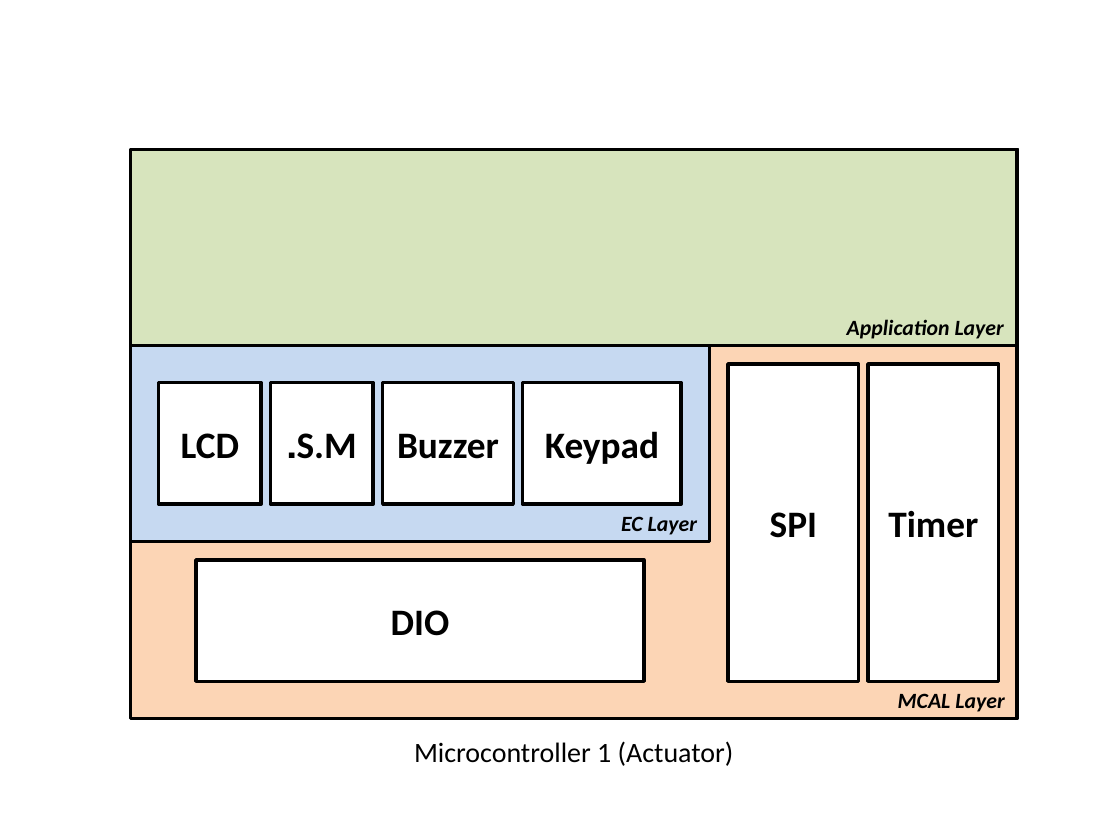
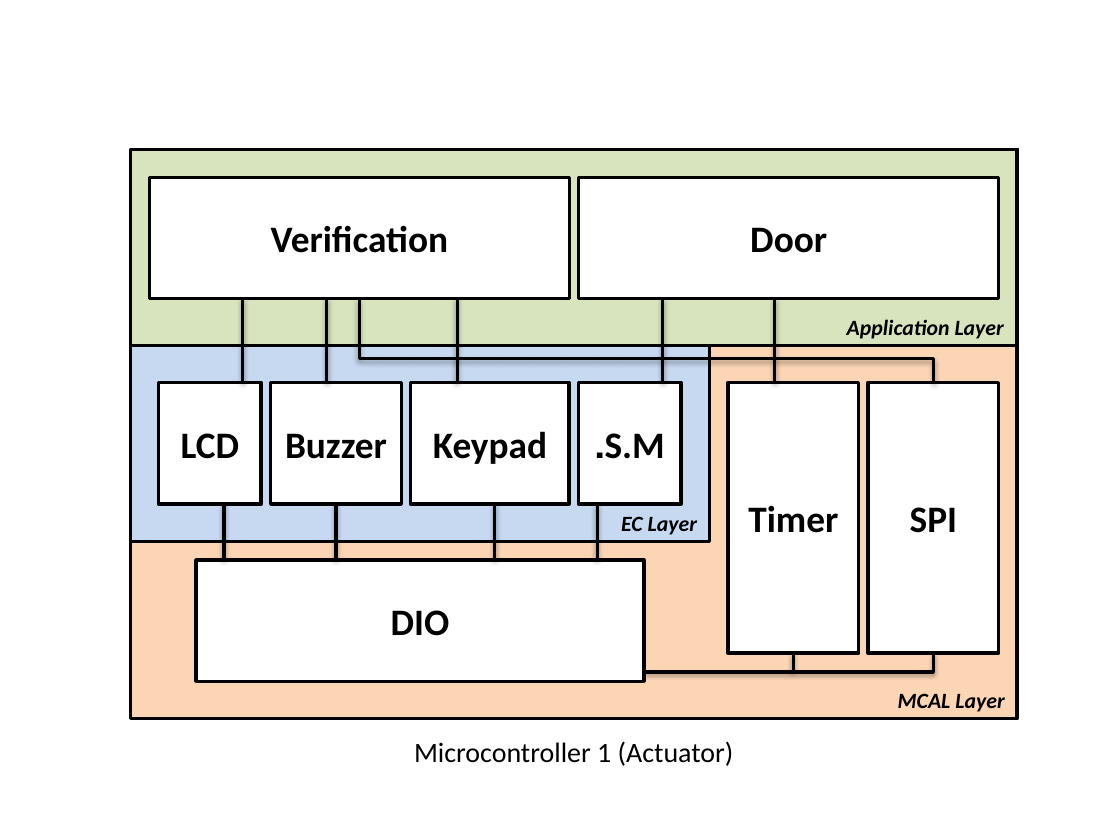
Before and after one commit to HokaHelal/EmbeddedSecurityDoorSystem, a slide deck: slide 1 of Documentation/ArchitectureAndPrototype/ArchitecureLayer.pptx. Drawn at 1120x840 pixels with LibreOffice and Linux fonts; fonts in the diff are those of the drawing. Boxes give left, top, right and bottom in pixels: in the first picture for what was removed or moved away, otherwise in the second. Text is boxed around its words. In the diff, an @@ line names an element or a change of style, - is before the commit and + after.

```diff
--- a/Documentation/ArchitectureAndPrototype/ArchitecureLayer.pptx
+++ b/Documentation/ArchitectureAndPrototype/ArchitecureLayer.pptx
@@ rectangle added at [149,177,569,298], fill #FFFFFF, outline #000000 2.25 pt, 24 pt, text #000000, bold @@
+Verification
@@ rectangle added at [579,177,999,298], fill #FFFFFF, outline #000000 2.25 pt, 24 pt, text #000000, bold @@
+Door
@@ line added from (243, 383) to (243, 299), #000000 2 pt @@
@@ line added from (327, 383) to (327, 299), #000000 2 pt @@
@@ elbow line added from (933, 383) to (360, 299), #000000 2 pt @@
@@ line added from (457, 383) to (457, 299), #000000 2 pt @@
@@ line added from (663, 383) to (663, 299), #000000 2 pt @@
@@ line added from (775, 383) to (775, 299), #000000 2 pt @@
@@ rectangle "Buzzer": place and size @@
-rectangle "Buzzer" at [383,383,514,504]
+rectangle "Buzzer" at [271,383,402,504]
@@ rectangle "Keypad": place and size @@
-rectangle "Keypad" at [523,383,682,504]
+rectangle "Keypad" at [411,383,570,504]
@@ rectangle "S.M.": place and size @@
-rectangle "S.M." at [271,383,374,504]
+rectangle "S.M." at [579,383,682,504]
@@ rectangle "Timer": place and size @@
-rectangle "Timer" at [868,364,999,681]
+rectangle "Timer" at [728,383,859,654]
@@ rectangle "SPI": place and size @@
-rectangle "SPI" at [728,364,859,681]
+rectangle "SPI" at [868,383,999,654]
@@ line added from (224, 560) to (224, 504), #000000 2 pt @@
@@ line added from (336, 560) to (336, 504), #000000 2 pt @@
@@ line added from (495, 560) to (495, 504), #000000 2 pt @@
@@ line added from (597, 560) to (597, 504), #000000 2 pt @@
@@ elbow line added from (933, 653) to (644, 672), #000000 2 pt @@
@@ line added from (793, 672) to (793, 653), #000000 2 pt @@
```
Also in this commit, not shown: 1 other slide changed.
